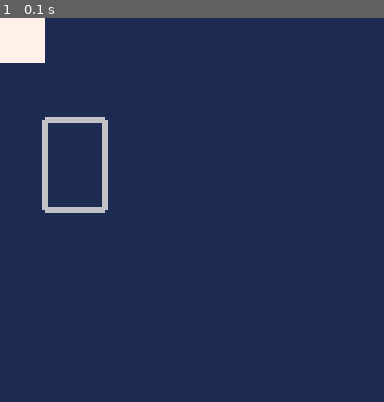
Above: before the commit, frame 1.
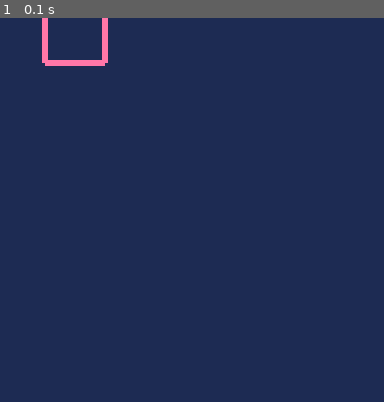
Above: after the commit, the same moment.

Repository: shen-sat/scoundrel
Game: PICO-8 cartridge game.p8
Two runs of this game, one before a commit and one after it. Both use one fixed random seed, a clock stepped at 60 frames per second and the inputs below.
Inputs:
- Up to frame 1 (0.1 s): no input

The runs differ from the first frame. In frame 1, 3.1% of the frame differs, in the area x 0-29%, y 0-51%.

Commit message:
Add create_deck, create_card, remove card

Diff:
--- a/card.lua
+++ /dev/null
@@ -1,19 +0,0 @@
-card = {
-  facedown = true,
-  update = function()
-  end,
-  draw = function(self,x,y)
-  	x1 = x + 21
-  	y1 = y + 31
-
-  	rectfill(x,y,x1,y1,6)
-  	pset(x,y,1)
-  	pset(x,y1,1)
-  	pset(x1,y,1)
-  	pset(x1,y1,1)
-
-  	if self.facedown then
-  	  rectfill(x + 2, y + 2, x1 - 2, y1 - 2, 1)
-  	end
-  end
-}
--- /dev/null
+++ b/create_card.lua
@@ -0,0 +1,27 @@
+function create_card(x,y,suit,value)
+  local card = {
+    suit = suit,
+    value = value,
+    x = x,
+    y = y,
+    facedown = true,
+    update = function()
+    end,
+    draw = function(self)
+      x1 = self.x + 21
+      y1 = self.y + 31
+
+      rectfill(x,y,x1,y1,6)
+      pset(x,y,1)
+      pset(x,y1,1)
+      pset(x1,y,1)
+      pset(x1,y1,1)
+
+      if self.facedown then
+        rectfill(x + 2, y + 2, x1 - 2, y1 - 2, 1)
+      end
+    end
+  }
+
+  return card
+end
--- /dev/null
+++ b/create_deck.lua
@@ -0,0 +1,33 @@
+function create_deck(x,y)
+  local deck = {
+  	x = x,
+  	y = y,
+  	cards = {},
+  	facedown = true,
+  	draw = function(self)
+  		x1 = self.x + 21
+  		y1 = self.y + 31
+
+  		rectfill(self.x,self.y,x1,y1,14)
+  		pset(self.x,self.y,1)
+  		pset(self.x,y1,1)
+  		pset(x1,self.y,1)
+  		pset(x1,y1,1)
+
+  		if self.facedown then
+  		  rectfill(self.x + 2, self.y + 2, x1 - 2, y1 - 2, 1)
+  		end
+  	end
+  }
+
+  local suits = {'spade','club','diamond','heart'}
+
+  for i=1, 13  do
+  	for suit in all(suits) do
+  		local card = create_card(0,0,suit,i)
+  		add(deck.cards, card)
+  	end
+  end
+
+  return deck
+end
--- a/game.p8
+++ b/game.p8
@@ -8,7 +8,12 @@
 
 __lua__
 function _init()
-  #include card.lua
+  #include create_card.lua
+  #include create_deck.lua
+
+  deck_x = 14
+  deck_y = -16
+  deck = create_deck(deck_x, deck_y)
 end
 
 function _update()
@@ -18,8 +23,6 @@
   cls()
   -- bg
   rectfill(0,0,127,127,1)
-  -- using this to see where deck should sit
-  rectfill(0,0,14,14,7)
-  -- card
-  card:draw(14,33)
+  deck:draw()
+
 end
